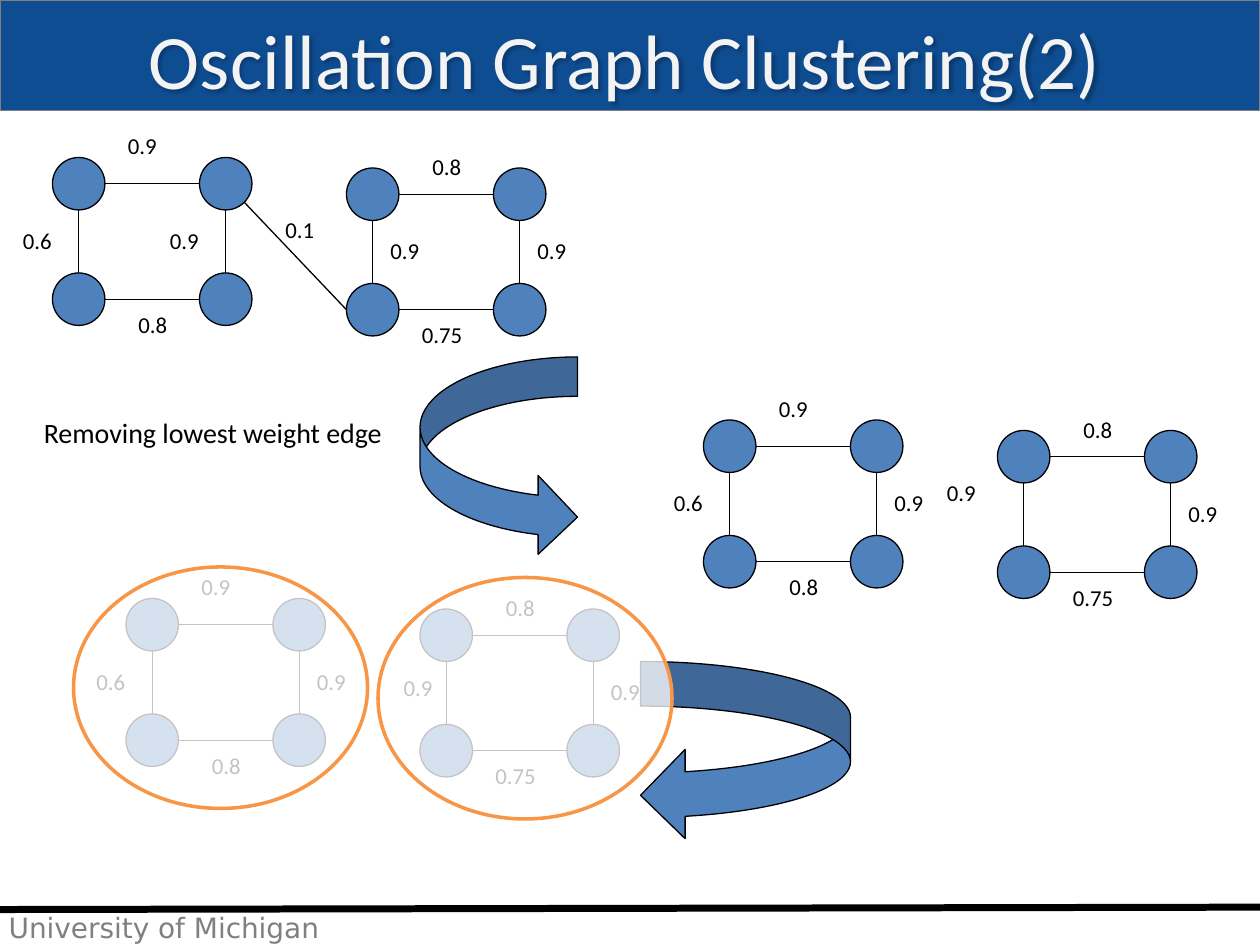
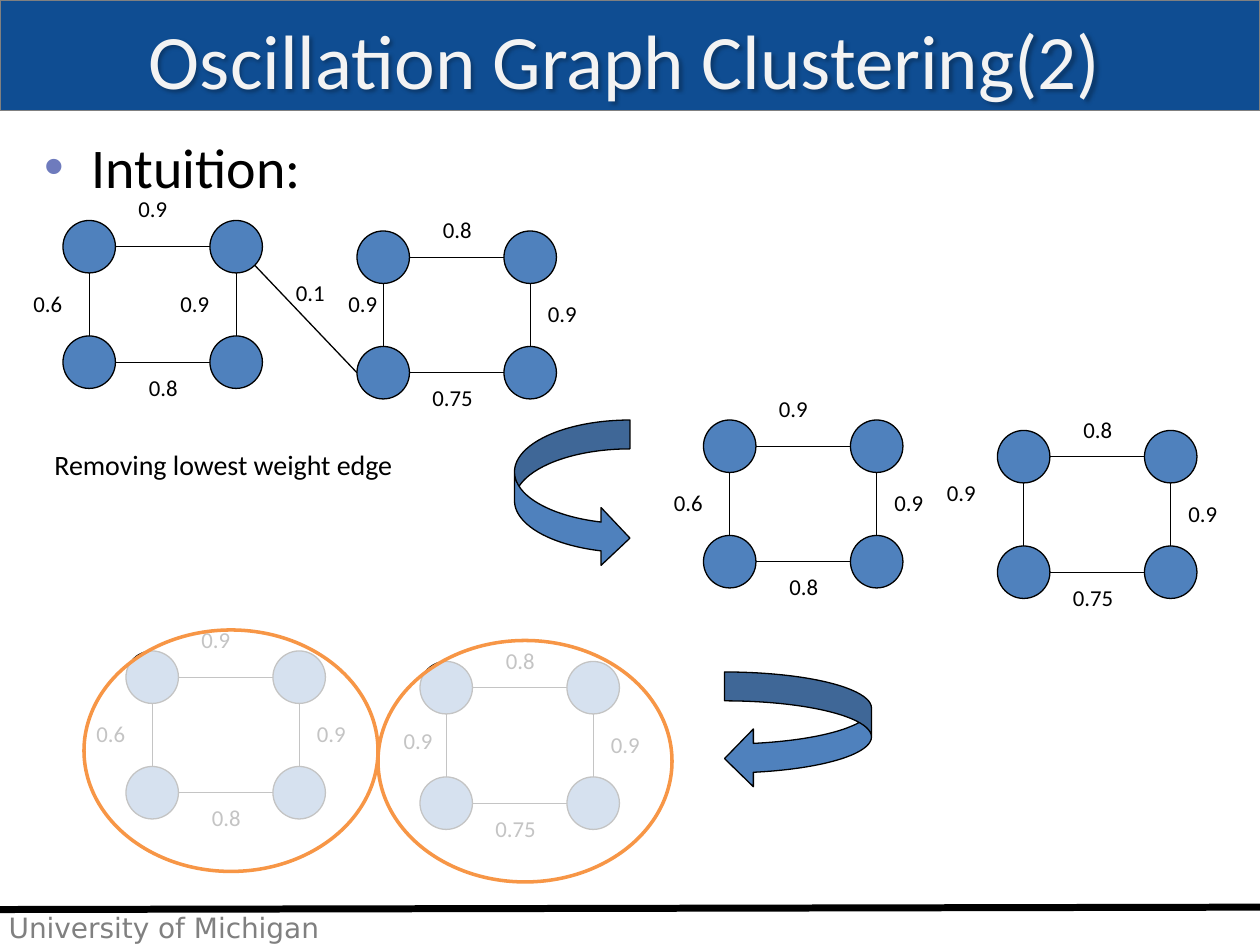
Before and after one commit to imehrdad2012/EECS589, a slide deck: slide 10 of Presentation/moradi_class19.pptx. Drawn at 1260x945 pixels with LibreOffice and Linux fonts; fonts in the diff are those of the drawing; background and template pictures are left out. Boxes give left, top, right and bottom in pixels: in the first picture for what was removed or moved away, otherwise in the second. Text is boxed around its words. In the diff, an @@ line names an element or a change of style, - is before the commit and + after.

```diff
--- a/Presentation/moradi_class19.pptx
+++ b/Presentation/moradi_class19.pptx
@@ text added at (91,149,300,189), 32 pt, text #000000 @@
+• Intuition:
@@ 4 ellipses: place and size @@
-4 ellipses at (53,158,547,336)
+4 ellipses at (63,220,557,399)
@@ text "0.9": place and size @@
-text "0.9" at (390,244,419,259)
+text "0.9" at (348,297,377,312)
@@ 9 lines, 8 texts, 5 ellipses: place and size @@
-9 lines, 8 texts, 5 ellipses at (23,139,566,809)
+9 lines, 8 texts, 5 ellipses at (33,202,577,872)
@@ text "Removing lowest weight edge": place and size @@
-text "Removing lowest weight edge" at (44,423,381,448)
+text "Removing lowest weight edge" at (54,455,392,480)
@@ curved right arrow: place and size @@
-curved right arrow at (420,357,577,556)
+curved right arrow at (514,420,630,567)
@@ ellipse: place and size @@
-ellipse at (378,577,672,819)
+ellipse at (378,640,672,882)
@@ curved left arrow: place and size @@
-curved left arrow at (640,662,850,840)
+curved left arrow at (724,672,872,788)
@@ 5 texts, 5 lines, 2 ellipses: place and size @@
-5 texts, 5 lines, 2 ellipses at (96,601,640,774)
+5 texts, 5 lines, 2 ellipses at (96,654,640,826)
@@ 6 ellipses, 3 texts, 3 lines: place and size @@
-6 ellipses, 3 texts, 3 lines at (126,580,620,784)
+6 ellipses, 3 texts, 3 lines at (126,629,620,837)
```
Also in this commit, not shown: 8 other slides changed, 5 slides added, 3 slides removed.
